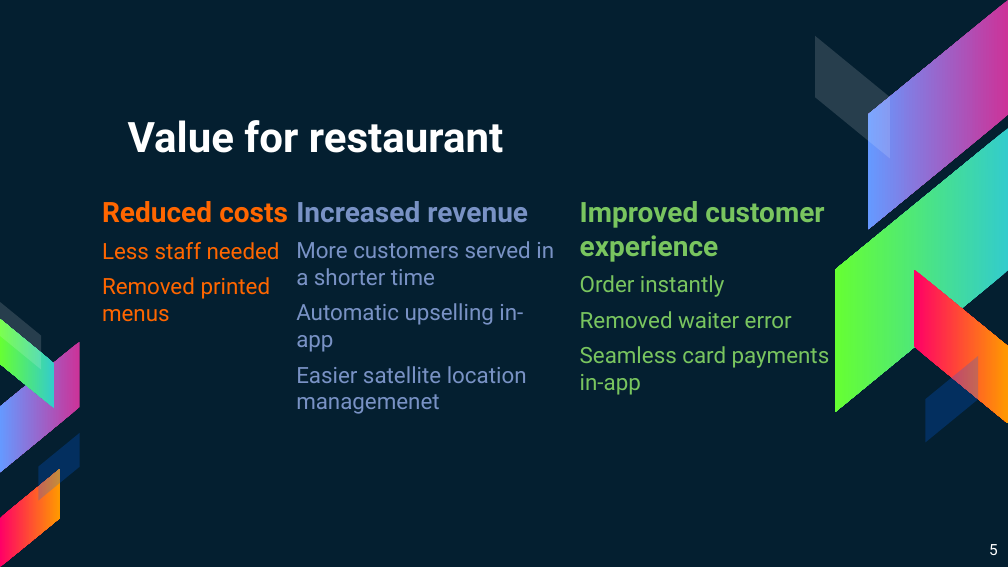
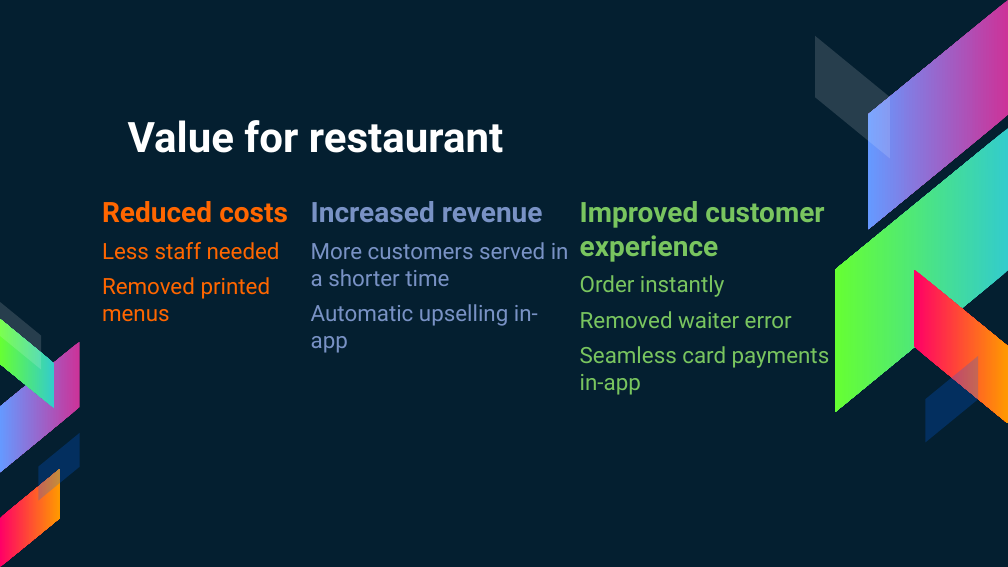
Before and after one commit to superhp/restaurant-as-a-service, a slide deck: slide 6 of PitchWaiterless.pptx (slide 5 before the commit). Drawn at 1008x567 pixels with LibreOffice and Linux fonts; fonts in the diff are those of the drawing. Boxes give left, top, right and bottom in pixels: in the first picture for what was removed or moved away, otherwise in the second. Text is boxed around its words. In the diff, an @@ line names an element or a change of style, - is before the commit and + after.

```diff
--- a/PitchWaiterless.pptx
+++ b/PitchWaiterless.pptx
@@ text "Increased revenue": place and size @@
-text "Increased revenue" at [296, 201, 554, 414]
+text "Increased revenue" at [311, 201, 569, 353]
@@ text at [296, 366, 527, 414]: paragraph removed @@
-Easier satellite location managemenet
@@ page number removed at [989, 544, 998, 555] @@
-5
```
Also in this commit, not shown: 20 other slides changed, 2 slides added, 1 slide removed, 1 other file.
